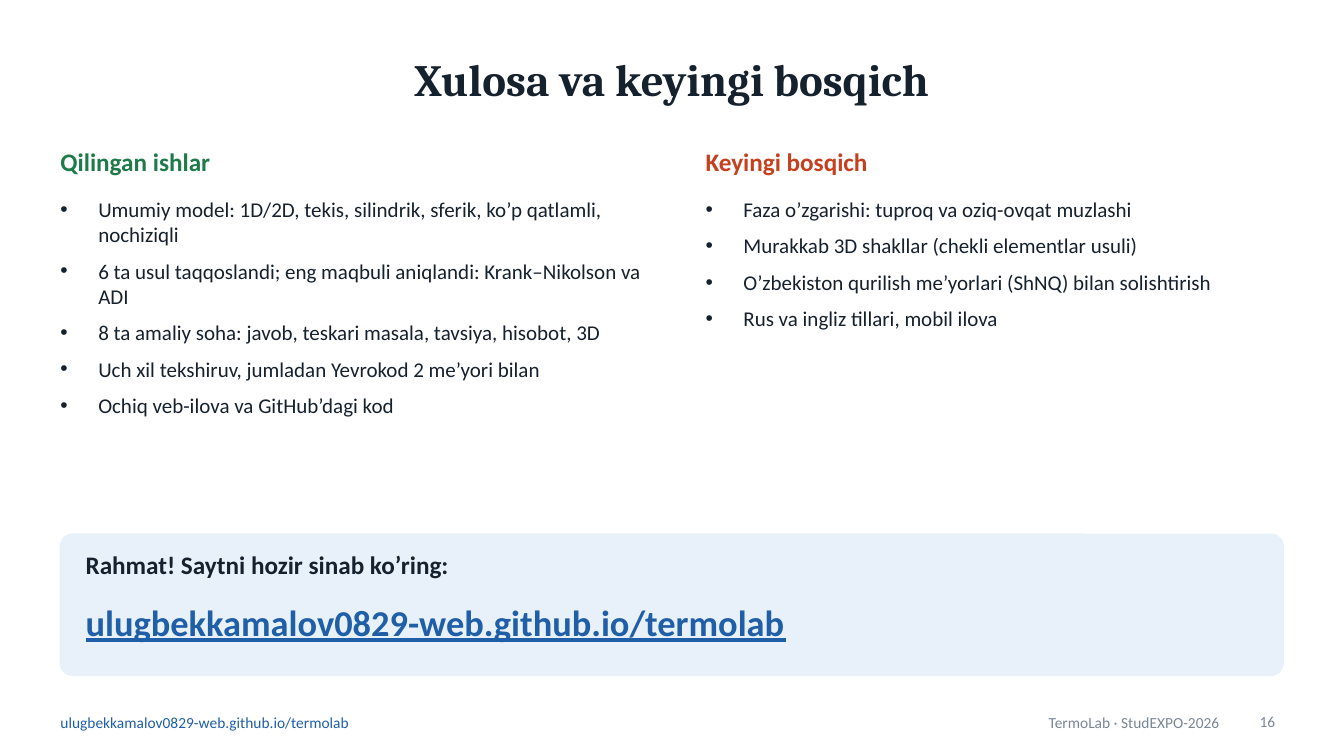
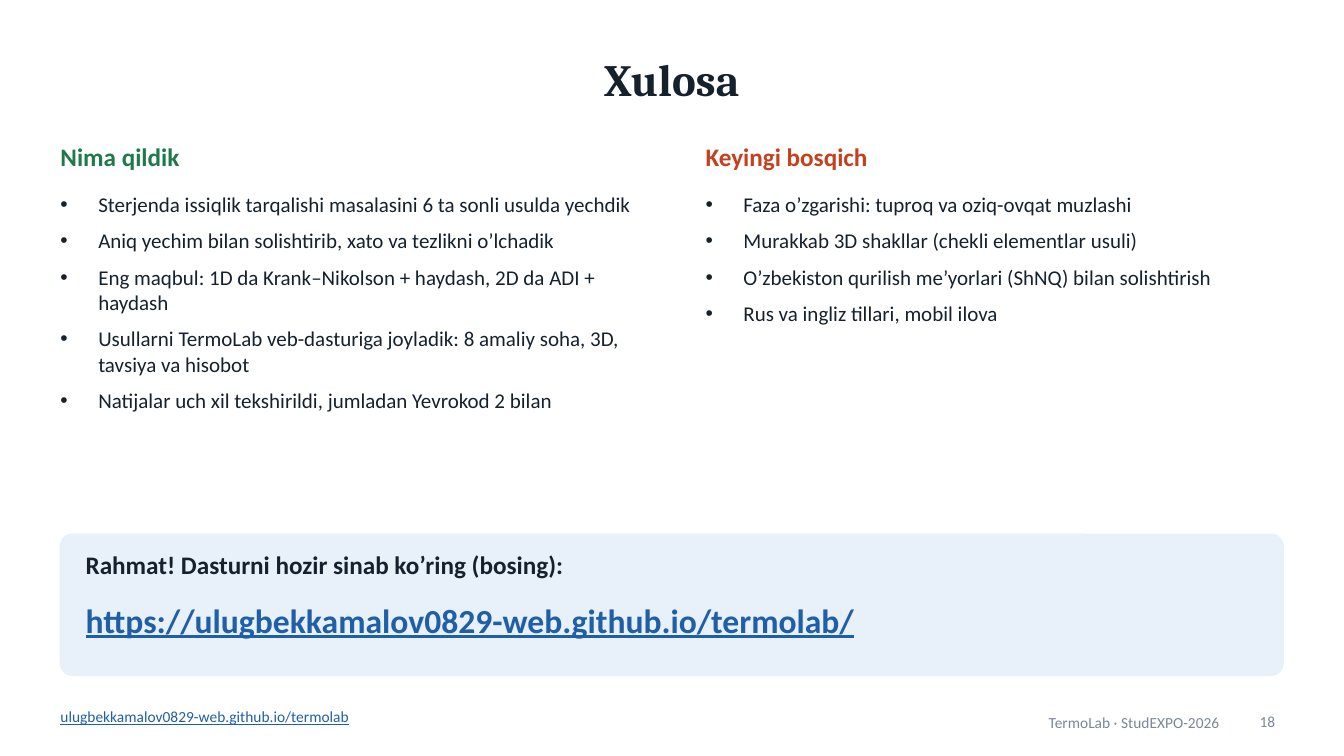
Before and after one commit to ulugbekkamalov0829-web/termolab, a slide deck: slide 18 of TermoLab_taqdimot.pptx (slide 16 before the commit). Drawn at 1344x756 pixels with LibreOffice and Linux fonts; fonts in the diff are those of the drawing. Boxes give left, top, right and bottom in pixels: in the first picture for what was removed or moved away, otherwise in the second. Text is boxed around its words. In the diff, an @@ line names an element or a change of style, - is before the commit and + after.

```diff
--- a/TermoLab_taqdimot.pptx
+++ b/TermoLab_taqdimot.pptx
@@ title at (x1=604, y1=65, x2=739, y2=97): text changed @@
-Xulosa va keyingi bosqich
+Xulosa
@@ text added at (x1=60, y1=148, x2=180, y2=170), 18 pt, text #1F7A4A, bold @@
+Nima qildik
@@ text "Keyingi bosqich" moved from (x1=706, y1=153, x2=868, y2=176) to (x1=706, y1=148, x2=868, y2=171) @@
@@ text removed at (x1=60, y1=153, x2=210, y2=176) @@
-Qilingan ishlar
@@ text at (x1=98, y1=197, x2=630, y2=412): text changed @@
-• Umumiy model: 1D/2D, tekis, silindrik, sferik, ko’p qatlamli, nochiziqli
-• 6 ta usul taqqoslandi; eng maqbuli aniqlandi: Krank–Nikolson va ADI
-• 8 ta amaliy soha: javob, teskari masala, tavsiya, hisobot, 3D
-• Uch xil tekshiruv, jumladan Yevrokod 2 me’yori bilan
-• Ochiq veb-ilova va GitHub’dagi kod
+• Sterjenda issiqlik tarqalishi masalasini 6 ta sonli usulda yechdik
+• Aniq yechim bilan solishtirib, xato va tezlikni o’lchadik
+• Eng maqbul: 1D da Krank–Nikolson + haydash, 2D da ADI + haydash
+• Usullarni TermoLab veb-dasturiga joyladik: 8 amaliy soha, 3D, tavsiya va hisobot
+• Natijalar uch xil tekshirildi, jumladan Yevrokod 2 bilan
@@ text "Faza o’zgarishi: tuproq va oziq-ovqat ..." moved from (x1=743, y1=202, x2=1211, y2=330) to (x1=743, y1=197, x2=1211, y2=325) @@
@@ text at (x1=86, y1=555, x2=563, y2=579): text changed @@
-Rahmat! Saytni hozir sinab ko’ring:
+Rahmat! Dasturni hozir sinab ko’ring (bosing):
@@ text at (x1=86, y1=609, x2=854, y2=639): text changed; size 26 to 24 pt @@
-ulugbekkamalov0829-web.github.io/termolab
+https://ulugbekkamalov0829-web.github.io/termolab/
@@ text removed at (x1=60, y1=717, x2=348, y2=731) @@
-ulugbekkamalov0829-web.github.io/termolab
@@ text added at (x1=60, y1=711, x2=348, y2=725), 11 pt, text #1F5FA8, underline @@
+ulugbekkamalov0829-web.github.io/termolab
@@ page number at (x1=1260, y1=716, x2=1276, y2=727): text changed @@
-16
+18
```
Also in this commit, not shown: 8 other slides changed, 9 slides added, 7 slides removed, 4 other files.
